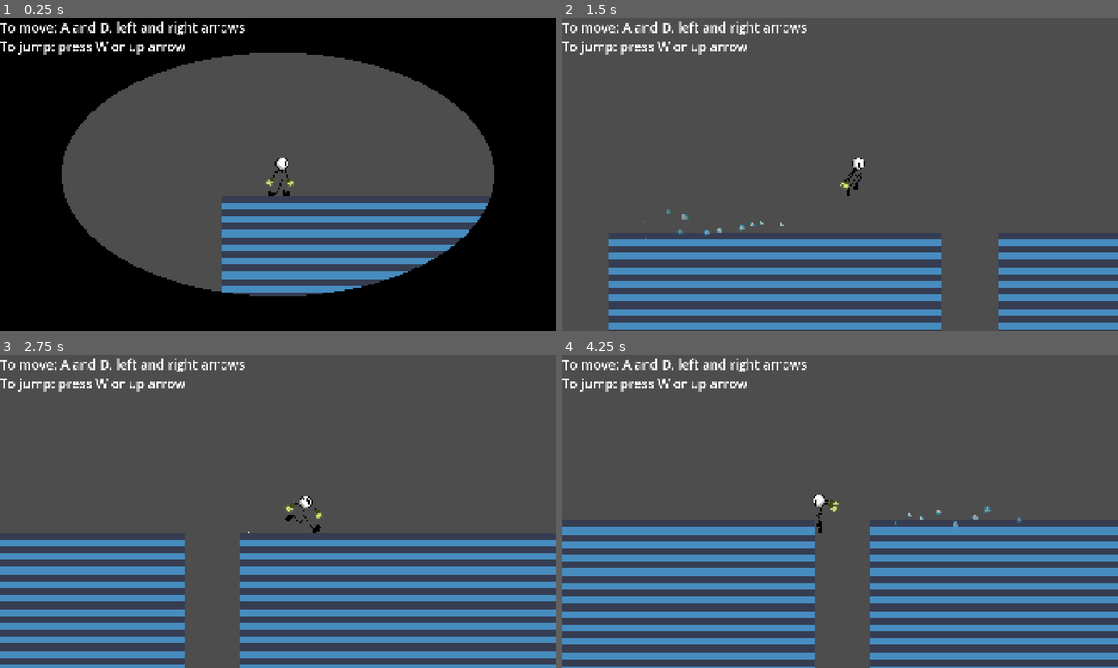
Above: before the commit, frames 1-4 (two rows, left to right).
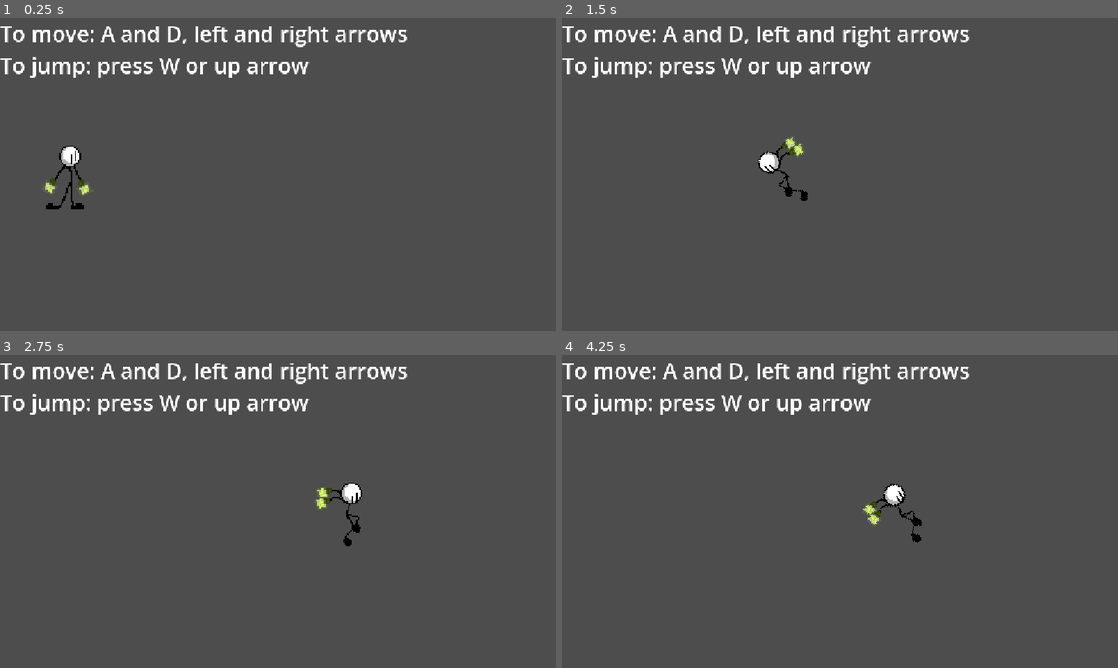
Above: after the commit, the same moments.

Repository: TheTy123456/TSA-TW-REPO
Game: Godot game, scene res://Levels/Scenes/test_level.tscn
Same seed, same stepped clock (60 frames per second), same inputs: the game is played once before the commit and once after it. This scene is started directly instead of the project's main scene. The engine's default icon, where the game draws it, is replaced by a stand-in: a white triangle on a blue panel in a dark square.
Inputs:
- Up to frame 1 (0.25 s): no input
- Up to frame 2 (1.5 s): tap W (move_up) at 0.5, 1.25 s; hold Right (move_right) 0.53-1.28 s; hold Shift (sprint) 0.53-1.28 s; hold S (move_down) from 1.28 s (still down); tap Shift (sprint) at 1.35 s
- Up to frame 3 (2.75 s): tap W (move_up) at 2 s; release S (move_down) at 2.03 s; hold Right (move_right) from 2.03 s (still down); hold Shift (sprint) from 2.03 s (still down)
- Up to frame 4 (4.25 s): tap W (move_up) at 2.75 s; release Right (move_right) at 2.78 s; release Shift (sprint) at 2.78 s; hold W (move_up) 2.78-3.53 s; tap Shift (sprint) at 2.85 s; hold A (move_left) from 3.53 s (still down); hold Shift (sprint) from 3.53 s (still down)

The runs differ from the first frame. In frame 1, 59% of the frame differs, in the area x 0-100%, y 0-100%; in frame 2, 17%; in frame 3, 22%; in frame 4, 24%.

Commit message:
rail added

Diff:
--- a/the-stickman-adventure--tech-war-ylp/Characters/Stick/Scenes/stick.tscn
+++ b/the-stickman-adventure--tech-war-ylp/Characters/Stick/Scenes/stick.tscn
@@ -258,6 +258,7 @@
 color_ramp = SubResource("GradientTexture1D_pxycb")
 
 [node name="Stick" type="CharacterBody2D" unique_id=342837933]
+collision_layer = 2
 script = ExtResource("1_1hssm")
 auto_jump = true
 
--- a/the-stickman-adventure--tech-war-ylp/Characters/Stick/Scripts/stick.gd
+++ b/the-stickman-adventure--tech-war-ylp/Characters/Stick/Scripts/stick.gd
@@ -87,6 +87,7 @@
 	was_on_floor = is_on_floor()
 	update_hitbox()
 	start_respawn_lock(spawn_lock_duration)
+
 
 func _physics_process(delta: float) -> void:
 	turn_cooldown = max(turn_cooldown - delta, 0.0)
--- a/the-stickman-adventure--tech-war-ylp/Levels/Scenes/test_level.tscn
+++ b/the-stickman-adventure--tech-war-ylp/Levels/Scenes/test_level.tscn
@@ -6,6 +6,7 @@
 [ext_resource type="Script" uid="uid://b8umvwi02o8km" path="res://Mechanics/Scripts/camera_2d.gd" id="4_wtpou"]
 [ext_resource type="PackedScene" uid="uid://d1aqq35qid7gv" path="res://UI Mechanics/Transitions/Scenes/circle_transition.tscn" id="5_kmo6j"]
 [ext_resource type="PackedScene" uid="uid://cws1ithn2s6tq" path="res://text.tscn" id="6_agw3v"]
+[ext_resource type="PackedScene" uid="uid://dj645l5bmvsre" path="res://rail.tscn" id="7_3qix0"]
 
 [sub_resource type="TileSetAtlasSource" id="TileSetAtlasSource_1c2mv"]
 texture = ExtResource("2_agw3v")
@@ -34,7 +35,7 @@
 tile_set = SubResource("TileSet_rrtyo")
 
 [node name="Stick" parent="." unique_id=342837933 instance=ExtResource("3_3qix0")]
-position = Vector2(69, -40)
+position = Vector2(-2215, -961)
 respawn_position = Vector2(65, -20)
 
 [node name="Camera2D" type="Camera2D" parent="." unique_id=7559479 node_paths=PackedStringArray("player")]
@@ -55,7 +56,11 @@
 shape = SubResource("RectangleShape2D_rrtyo")
 
 [node name="Transitions" parent="." unique_id=938060551 instance=ExtResource("5_kmo6j")]
+visible = false
 
 [node name="Instructions" parent="." unique_id=1816361871 instance=ExtResource("6_agw3v")]
 
+[node name="Rail" parent="." unique_id=795965899 instance=ExtResource("7_3qix0")]
+position = Vector2(-2173, -699)
+
 [connection signal="body_entered" from="FallDeathArea" to="Stick" method="_on_fall_death_area_body_entered"]
--- a/the-stickman-adventure--tech-war-ylp/project.godot
+++ b/the-stickman-adventure--tech-war-ylp/project.godot
@@ -17,8 +17,6 @@
 
 [display]
 
-window/size/viewport_width=1920
-window/size/viewport_height=1080
 window/stretch/mode="canvas_items"
 window/stretch/aspect="expand"
 
--- /dev/null
+++ b/the-stickman-adventure--tech-war-ylp/rail.gd
@@ -0,0 +1,244 @@
+extends Node2D
+
+@onready var path: Path2D = $Path2D
+@onready var follow: PathFollow2D = $Path2D/PathFollow2D
+@onready var rail_area: Area2D = $Area2D
+
+@export var rail_speed: float = 400.0
+@export var exit_jump_force: float = 350.0
+@export var exit_forward_force: float = 80.0
+@export var rail_stand_offset: float = 16.0
+@export var rotate_player_with_rail: bool = true
+@export var reverse_direction_on_reentry: bool = true
+@export var jump_action: StringName = &"move_up"
+
+var riding: bool = false
+var player: CharacterBody2D = null
+
+# 1 = travel toward the end of the Path2D.
+# -1 = travel toward the beginning of the Path2D.
+var travel_direction: int = 1
+var has_used_rail: bool = false
+
+
+func _ready() -> void:
+	follow.loop = false
+
+	if not rail_area.body_entered.is_connected(_on_area_2d_body_entered):
+		rail_area.body_entered.connect(_on_area_2d_body_entered)
+
+
+func _physics_process(delta: float) -> void:
+	if not riding or player == null:
+		return
+
+	if (
+		Input.is_action_just_pressed(jump_action)
+	):
+		stop_rail(true)
+		return
+
+	var curve: Curve2D = path.curve
+
+	if curve == null:
+		stop_rail(false)
+		return
+
+	var curve_length: float = curve.get_baked_length()
+
+	if curve_length <= 0.0:
+		stop_rail(false)
+		return
+
+	var new_progress: float = (
+		follow.progress
+		+ rail_speed * delta * float(travel_direction)
+	)
+
+	if travel_direction > 0 and new_progress >= curve_length:
+		follow.progress = curve_length
+		_update_player_on_rail()
+		stop_rail(true)
+		return
+
+	if travel_direction < 0 and new_progress <= 0.0:
+		follow.progress = 0.0
+		_update_player_on_rail()
+		stop_rail(true)
+		return
+
+	follow.progress = new_progress
+	_update_player_on_rail()
+
+
+func _set_player_collision_enabled(
+	target_player: CharacterBody2D,
+	enabled: bool
+) -> void:
+	if target_player == null:
+		return
+
+	var collision: CollisionShape2D = (
+		target_player.get_node_or_null("CollisionShape2D")
+		as CollisionShape2D
+	)
+
+	if collision != null:
+		collision.set_deferred("disabled", not enabled)
+
+
+func _update_player_on_rail() -> void:
+	if player == null:
+		return
+
+	var rail_rotation: float = follow.global_rotation
+	var stand_offset: Vector2 = (
+		Vector2.UP.rotated(rail_rotation) * rail_stand_offset
+	)
+
+	player.global_position = follow.global_position + stand_offset
+
+	if rotate_player_with_rail:
+		player.global_rotation = rail_rotation
+	else:
+		player.global_rotation = 0.0
+
+	var sprite: AnimatedSprite2D = (
+		player.get_node_or_null("AnimatedSprite2D")
+		as AnimatedSprite2D
+	)
+
+	if sprite != null:
+		sprite.flip_h = travel_direction < 0
+
+
+func start_rail(p: CharacterBody2D) -> void:
+	if p == null or riding:
+		return
+
+	var curve: Curve2D = path.curve
+
+	if curve == null:
+		return
+
+	var curve_length: float = curve.get_baked_length()
+
+	if curve_length <= 0.0:
+		return
+
+	player = p
+	riding = true
+
+	if has_used_rail and reverse_direction_on_reentry:
+		travel_direction *= -1
+
+	has_used_rail = true
+
+	player.set("movement_locked", true)
+	player.velocity = Vector2.ZERO
+
+	# Disable collision while the rail controls the player.
+	_set_player_collision_enabled(player, false)
+
+	player.set_physics_process(false)
+
+	var local_player_position: Vector2 = (
+		path.to_local(player.global_position)
+	)
+
+	var closest_progress: float = (
+		curve.get_closest_offset(local_player_position)
+	)
+
+	follow.progress = clamp(
+		closest_progress,
+		0.0,
+		curve_length
+	)
+
+	_update_player_on_rail()
+
+
+func _restore_player_after_rail(
+	exiting_player: CharacterBody2D,
+	launch_player: bool
+) -> void:
+	if exiting_player == null:
+		return
+
+	# Move the player slightly away from the rail before restoring collision.
+	var rail_rotation: float = follow.global_rotation
+	var stand_offset: Vector2 = (
+		Vector2.UP.rotated(rail_rotation)
+		* (rail_stand_offset + 8.0)
+	)
+
+	exiting_player.global_position = follow.global_position + stand_offset
+	exiting_player.global_rotation = 0.0
+
+	var sprite: AnimatedSprite2D = (
+		exiting_player.get_node_or_null("AnimatedSprite2D")
+		as AnimatedSprite2D
+	)
+
+	if sprite != null:
+		sprite.rotation = 0.0
+		sprite.flip_h = false
+
+	exiting_player.set("movement_locked", false)
+	exiting_player.set_physics_process(true)
+
+	_set_player_collision_enabled(exiting_player, true)
+
+	if launch_player:
+		var push_direction: Vector2 = Vector2.RIGHT.rotated(
+			follow.global_rotation
+		)
+
+		if travel_direction < 0:
+			push_direction = -push_direction
+
+		exiting_player.velocity = (
+			push_direction * exit_forward_force
+			+ Vector2.UP * exit_jump_force
+		)
+	else:
+		exiting_player.velocity = Vector2.ZERO
+
+
+func stop_rail(launch_player: bool = true) -> void:
+	if not riding:
+		return
+
+	riding = false
+
+	var exiting_player: CharacterBody2D = player
+	player = null
+
+	if exiting_player == null:
+		return
+
+	exiting_player.velocity = Vector2.ZERO
+
+	call_deferred(
+		"_restore_player_after_rail",
+		exiting_player,
+		launch_player
+	)
+
+
+func _input(event: InputEvent) -> void:
+	if not riding:
+		return
+
+	if event.is_action_pressed(jump_action):
+		stop_rail(true)
+		get_viewport().set_input_as_handled()
+
+
+func _on_area_2d_body_entered(body: Node2D) -> void:
+	if riding:
+		return
+
+	if body is CharacterBody2D:
+		start_rail(body)
--- /dev/null
+++ b/the-stickman-adventure--tech-war-ylp/rail.tscn
@@ -0,0 +1,31 @@
+[gd_scene format=3 uid="uid://dj645l5bmvsre"]
+
+[ext_resource type="Script" uid="uid://dnmu1xaqvogh1" path="res://rail.gd" id="1_6f37g"]
+
+[sub_resource type="Curve2D" id="Curve2D_3oyug"]
+bake_interval = 0.01
+_data = {
+"points": PackedVector2Array(0, 0, 0, 0, 76, 221, -152.9271, -93.582245, 152.9271, 93.582245, 326, 132, -175.75203, -70.75731, 175.75203, 70.75731, 419, 557, -15.977455, 178.03453, 15.977455, -178.03453, 759, 474, 134.66713, -114.124695, -134.66713, 114.124695, 492, 185, -182.5995, -45.649876, 182.5995, 45.649876, 551, 474, -374.94995, -7.3519597, 374.94995, 7.3519597, 1488.823, 125.54089, -180.12302, -213.20683, 180.12302, 213.20683, 1900.5327, 588.71436, 0, 0, 0, 0, 2298, 637)
+}
+point_count = 9
+
+[node name="Node2D" type="Node2D" unique_id=795965899]
+script = ExtResource("1_6f37g")
+rail_speed = 600.0
+
+[node name="Path2D" type="Path2D" parent="." unique_id=1529989368]
+position = Vector2(-126, 24)
+curve = SubResource("Curve2D_3oyug")
+
+[node name="PathFollow2D" type="PathFollow2D" parent="Path2D" unique_id=644908295]
+position = Vector2(76, 221)
+rotation = -1.0821375
+
+[node name="Area2D" type="Area2D" parent="." unique_id=1458223653]
+collision_layer = 4
+collision_mask = 3
+
+[node name="CollisionPolygon2D" type="CollisionPolygon2D" parent="Area2D" unique_id=1339632946]
+polygon = PackedVector2Array(-80, 277, 176, 182, 193, 616, 592, 685, 696, 451, 1129, 232, 1433, 191, 1585, 262, 1712, 559, 1875, 772, 2103, 720, 2167, 664, 2092, 697, 1901, 694, 1748, 519, 1672, 285, 1539, 134, 1520, 87, 1106, 173, 687, 321, 384, 96, 289, 257, 219, 78, 15, 147)
+
+[connection signal="body_entered" from="Area2D" to="." method="_on_area_2d_body_entered"]
Not shown, added: the-stickman-adventure--tech-war-ylp/rail.gd.uid
